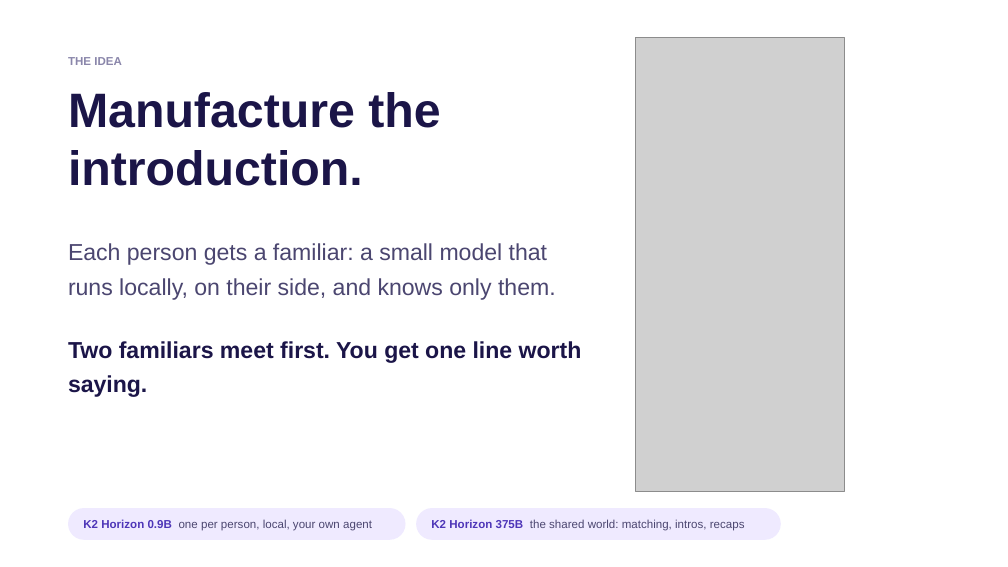
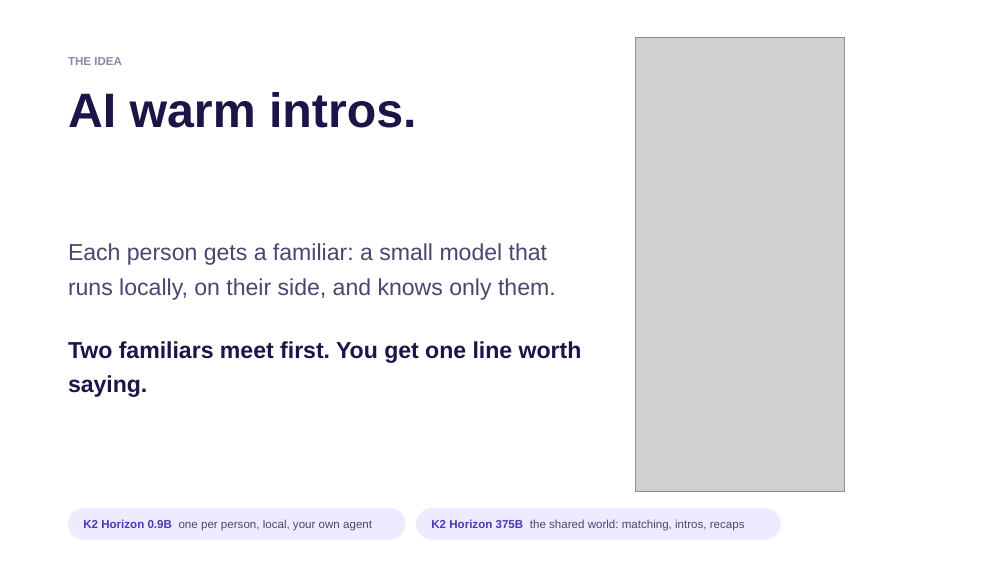
Before and after one commit to ojpbarbosa/hackcmu-2026, a slide deck: slide 3 of docs/deck/familiars.pptx. Drawn at 1008x567 pixels with LibreOffice and Linux fonts; fonts in the diff are those of the drawing; grey boxes stand for pictures; background and template pictures are left out. Boxes give left, top, right and bottom in pixels: in the first picture for what was removed or moved away, otherwise in the second. Text is boxed around its words. In the diff, an @@ line names an element or a change of style, - is before the commit and + after.

```diff
--- a/docs/deck/familiars.pptx
+++ b/docs/deck/familiars.pptx
@@ text at (x1=68, y1=92, x2=416, y2=128): text changed @@
-Manufacture the introduction.
+AI warm intros.
```
Also in this commit, not shown: 3 other slides changed, 1 slide removed, 1 other file.
